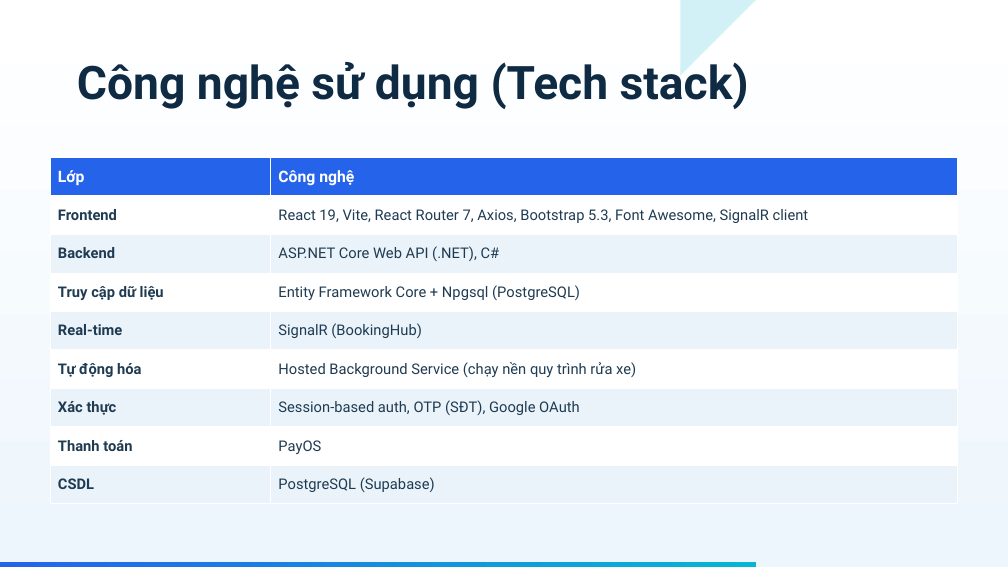
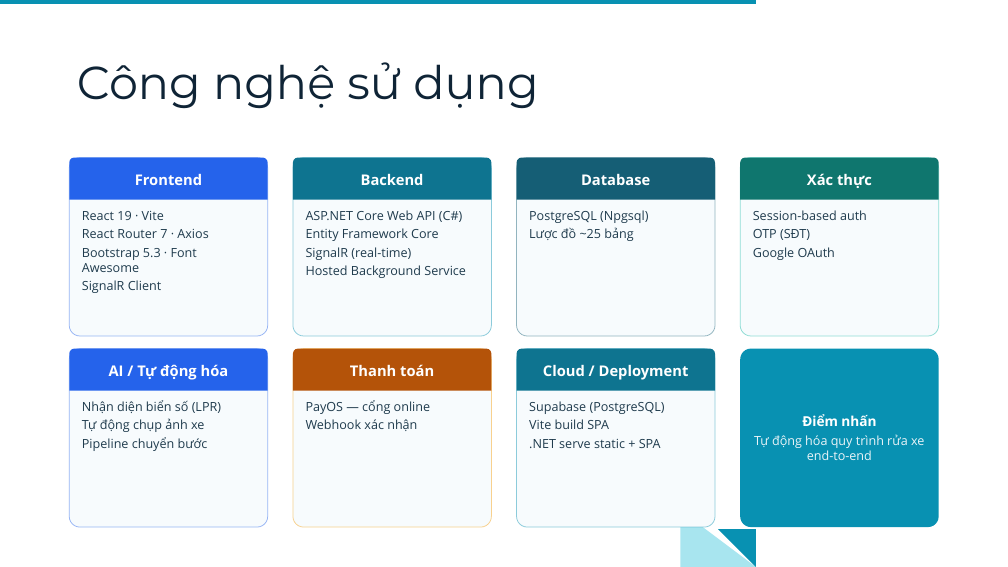
Before and after one commit to ThuanNg05/AutoWashPro, a slide deck: slide 8 of Presentation.pptx (slide 4 before the commit). Drawn at 1008x567 pixels with LibreOffice and Linux fonts; fonts in the diff are those of the drawing. Boxes give left, top, right and bottom in pixels: in the first picture for what was removed or moved away, otherwise in the second. Text is boxed around its words. In the diff, an @@ line names an element or a change of style, - is before the commit and + after.

Commit message:
update slide

```diff
--- a/Presentation.pptx
+++ b/Presentation.pptx
@@ background gradient #FFFFFF to #EDF6FC to #FFFFFF @@
@@ rectangle added at [0,0,756,4], fill #0891B2 @@
@@ right triangle removed at [681,0,756,76] @@
@@ title at [77,62,538,108]: text changed; font Roboto to Montserrat; text colour #0F2A43 to #0F2436; bold off @@
-Công nghệ sử dụng (Tech stack)
+Công nghệ sử dụng
@@ table removed at [51,157,958,504], 9 rows, 2 columns @@
-Lớp | Công nghệ
-Frontend | React 19, Vite, React Router 7, Axios, Bootstrap 5.3, Font Awesome, SignalR client
-Backend | ASP.NET Core Web API (.NET), C#
-Truy cập dữ liệu | Entity Framework Core + Npgsql (PostgreSQL)
-Real-time | SignalR (BookingHub)
-Tự động hóa | Hosted Background Service (chạy nền quy trình rửa xe)
-Xác thực | Session-based auth, OTP (SĐT), Google OAuth
-Thanh toán | PayOS
-CSDL | PostgreSQL (Supabase)
@@ rounded rectangle added at [70,157,268,336], fill #F7FBFD, outline #2563EB 0.75 pt @@
@@ round same rect added at [70,157,268,200], fill #2563EB, 14 pt, text #FFFFFF, bold @@
+Frontend
@@ rounded rectangle added at [293,157,492,336], fill #F7FBFD, outline #0891B2 0.75 pt @@
@@ round same rect added at [293,157,492,200], fill #0E7490, 14 pt, text #FFFFFF, bold @@
+Backend
@@ rounded rectangle added at [516,157,715,336], fill #F7FBFD, outline #155E75 0.75 pt @@
@@ round same rect added at [516,157,715,200], fill #155E75, 14 pt, text #FFFFFF, bold @@
+Database
@@ rounded rectangle added at [740,157,938,336], fill #F7FBFD, outline #14B8A6 0.75 pt @@
@@ round same rect added at [740,157,938,200], fill #0F766E, 14 pt, text #FFFFFF, bold @@
+Xác thực
@@ text added at [82,211,208,293], 12 pt, text #1F3B4D @@
+React 19 · Vite
+React Router 7 · Axios
+Bootstrap 5.3 · Font Awesome
+SignalR Client
@@ text added at [306,210,466,278], 12 pt, text #1F3B4D @@
+ASP.NET Core Web API (C#)
+Entity Framework Core
+SignalR (real-time)
+Hosted Background Service
@@ text added at [529,210,648,241], 12 pt, text #1F3B4D @@
+PostgreSQL (Npgsql)
+Lược đồ ~25 bảng
@@ text added at [753,210,867,260], 12 pt, text #1F3B4D @@
+Session-based auth
+OTP (SĐT)
+Google OAuth
@@ rounded rectangle added at [70,349,268,527], fill #F7FBFD, outline #2563EB 0.75 pt @@
@@ round same rect added at [70,349,268,391], fill #2563EB, 14 pt, text #FFFFFF, bold @@
+AI / Tự động hóa
@@ rounded rectangle added at [293,349,492,527], fill #F7FBFD, outline #F59E0B 0.75 pt @@
@@ round same rect added at [293,349,492,391], fill #B45309, 14 pt, text #FFFFFF, bold @@
+Thanh toán
@@ rounded rectangle added at [516,349,715,527], fill #F7FBFD, outline #0891B2 0.75 pt @@
@@ round same rect added at [516,349,715,391], fill #0E7490, 14 pt, text #FFFFFF, bold @@
+Cloud / Deployment
@@ rounded rectangle added at [740,349,938,527], fill #0891B2, 12 pt, text #EAF4F8 @@
+Điểm nhấn
+Tự động hóa quy trình rửa xe end-to-end
@@ text added at [82,400,221,451], 12 pt, text #1F3B4D @@
+Nhận diện biển số (LPR)
+Tự động chụp ảnh xe
+Pipeline chuyển bước
@@ text added at [306,400,430,431], 12 pt, text #1F3B4D @@
+PayOS — cổng online
+Webhook xác nhận
@@ text added at [529,401,665,448], 12 pt, text #1F3B4D @@
+Supabase (PostgreSQL)
+Vite build SPA
+.NET serve static + SPA
@@ right triangle added at [681,510,756,567], fill #06B6D4 at 35% opacity @@
@@ right triangle added at [718,529,756,567], fill #0891B2 @@
@@ rectangle removed at [0,562,756,567] @@
```
Also in this commit, not shown: 3 other slides changed, 7 slides added, 8 slides removed.
